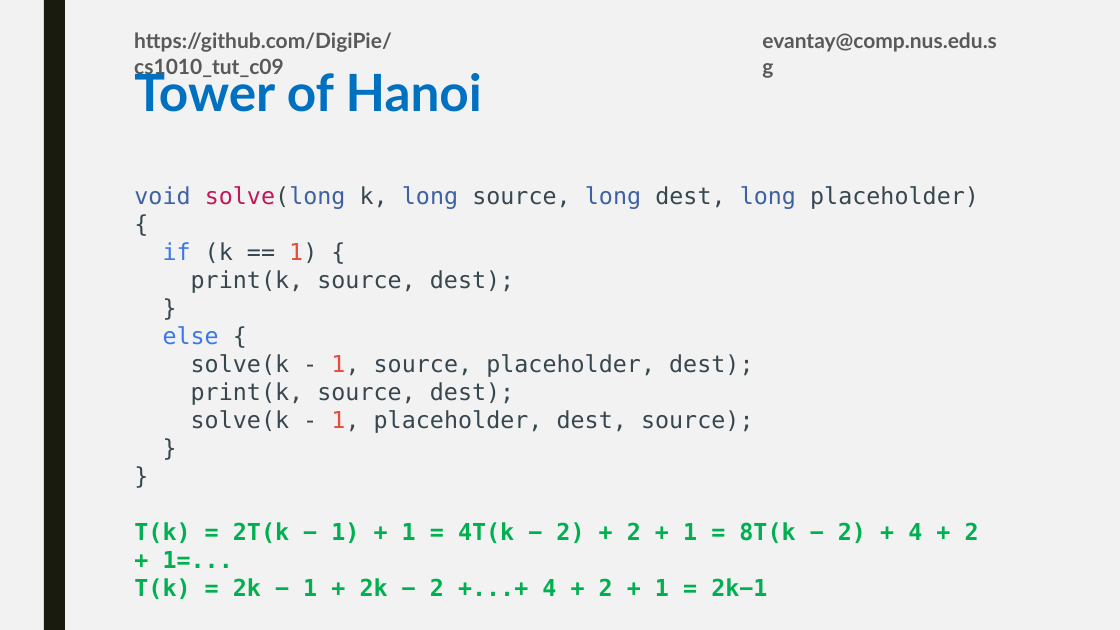
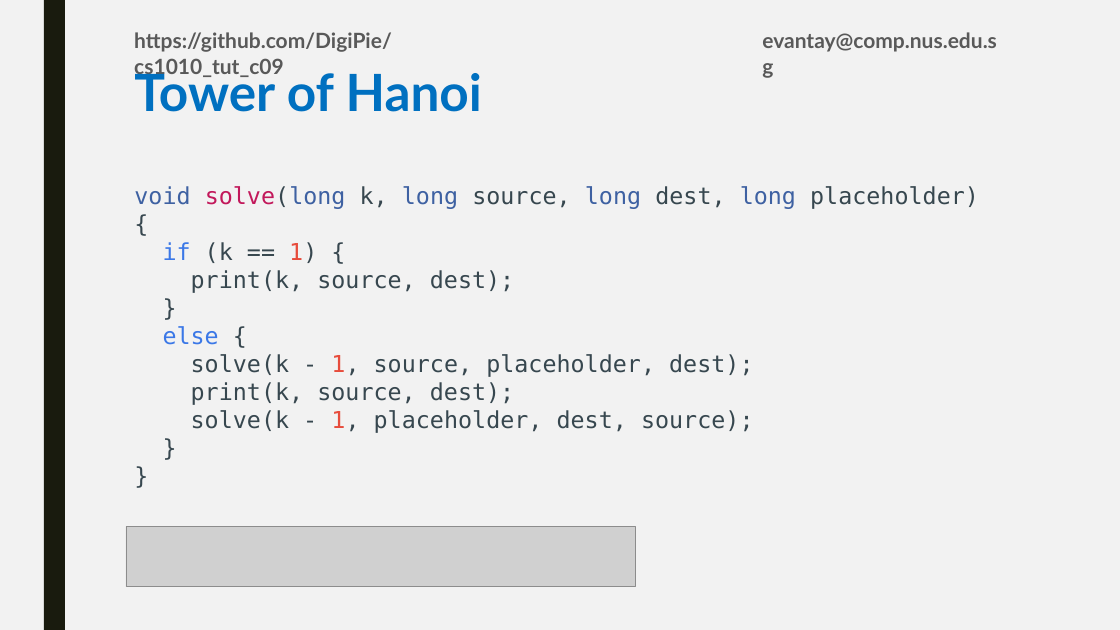
Before and after one commit to DigiPie/CS1010-Tutorial-C09, a slide deck: slide 7 of Tutorial_10/CS1010_TutC09_10.pptx. Drawn at 1120x630 pixels with LibreOffice and Linux fonts; fonts in the diff are those of the drawing; grey boxes stand for pictures. Boxes give left, top, right and bottom in pixels: in the first picture for what was removed or moved away, otherwise in the second. Text is boxed around its words. In the diff, an @@ line names an element or a change of style, - is before the commit and + after.

Commit message:
Slide fix

```diff
--- a/Tutorial_10/CS1010_TutC09_10.pptx
+++ b/Tutorial_10/CS1010_TutC09_10.pptx
@@ picture added at <box>126,527,635,587</box> @@
@@ text at <box>134,522,979,599</box>: paragraphs removed @@
-T(k) = 2T(k − 1) + 1 = 4T(k − 2) + 2 + 1 = 8T(k − 2) + 4 + 2 + 1=...
-T(k) = 2k − 1 + 2k − 2 +...+ 4 + 2 + 1 = 2k−1
```
Also in this commit, not shown: 1 other slide changed, 1 other file.
